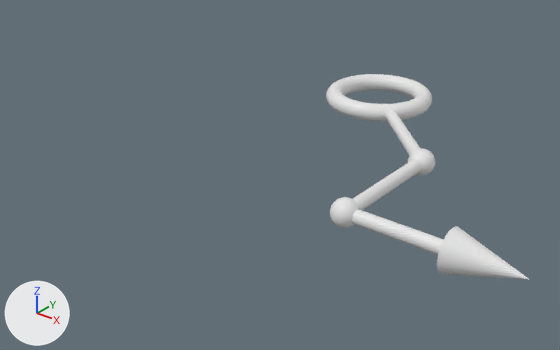
Before and after pictures for a commit that changed the OBJ model Assets/Modules/Azure/Assets/Arrows/Arrow-102.obj.
Before and after are seen from a camera (50 mm lens) standing at (3.45, -5.73, 2.42) and looking at (-0.17, -1.21, -0.38). Lighting does not change. The marker at lower left points along +X, +Y and +Z. Where no turn or scale is listed for an object, it has been applied to the vertices. Vertices at the same position are counted once.

Names of what the first picture shows: 'Arrow-102'.
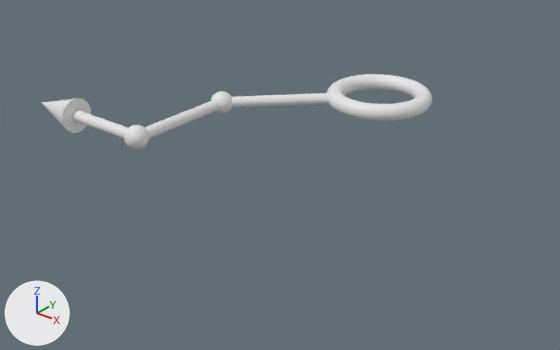
Changed parts and their boxes [x1, y1, x2, y2] in the pictures (560 x 350 px; the box of a moved part takes in the faces that stretch with it):
'Arrow-102', reshaped (92% wider, 63% shorter): before [326, 74, 529, 279]; after [42, 74, 432, 150]
part 1 of me_arrow_102, moved or reshaped: before [352, 109, 444, 255]; after [72, 93, 329, 139]
part 2 of me_arrow_102, moved or reshaped: before [437, 226, 529, 279]; after [42, 98, 91, 133]
part 3 of me_arrow_102, added: after [211, 91, 232, 114]
part 4 of me_arrow_102, added: after [124, 125, 149, 150]
part 5 of me_arrow_102, deleted: before [330, 197, 360, 228]
part 6 of me_arrow_102, deleted: before [408, 149, 435, 175]

Patch to the scene script:
```diff
--- a/Assets/Modules/Azure/Assets/Arrows/Arrow-102.obj.py
+++ b/Assets/Modules/Azure/Assets/Arrows/Arrow-102.obj.py
@@ me_arrow_102 @@
 # used by ob_arrow_102; location = (0.0, 0.0, 0.0)
-me_arrow_102.from_pydata(...)  # 3265 vertices, 3143 faces; spans x -0.47..2.25, y -2.15..0.47, z -0.15..0.15
+me_arrow_102.from_pydata(...)  # 3263 vertices, 3143 faces; spans x -2.25..0.47, y -2.15..0.47, z -0.15..0.15
+# me_arrow_102 part 1: the loose piece of 188 vertices spanning x 0.25..2.0, y -2.05..-0.25, z -0.05..0.05 is turned 180 degrees about the y axis through the mesh origin
+# me_arrow_102 part 2: the loose piece of 33 vertices spanning x 1.75..2.25, y -2.15..-1.85, z -0.15..0.15 is turned -180 degrees about the y axis through the mesh origin
+# me_arrow_102 part 3: a new loose piece of 1009 vertices spanning x -1.1..-0.9, y -1.1..-0.9, z -0.1..0.1
+# me_arrow_102 part 4: a new loose piece of 1009 vertices spanning x -1.1..-0.9, y -2.1..-1.9, z -0.1..0.1
+# me_arrow_102 part 5: the loose piece of 1010 vertices spanning x 0.9..1.1, y -2.1..-1.9, z -0.1..0.1 is deleted
+# me_arrow_102 part 6: the loose piece of 1010 vertices spanning x 0.9..1.1, y -1.1..-0.9, z -0.1..0.1 is deleted
```
